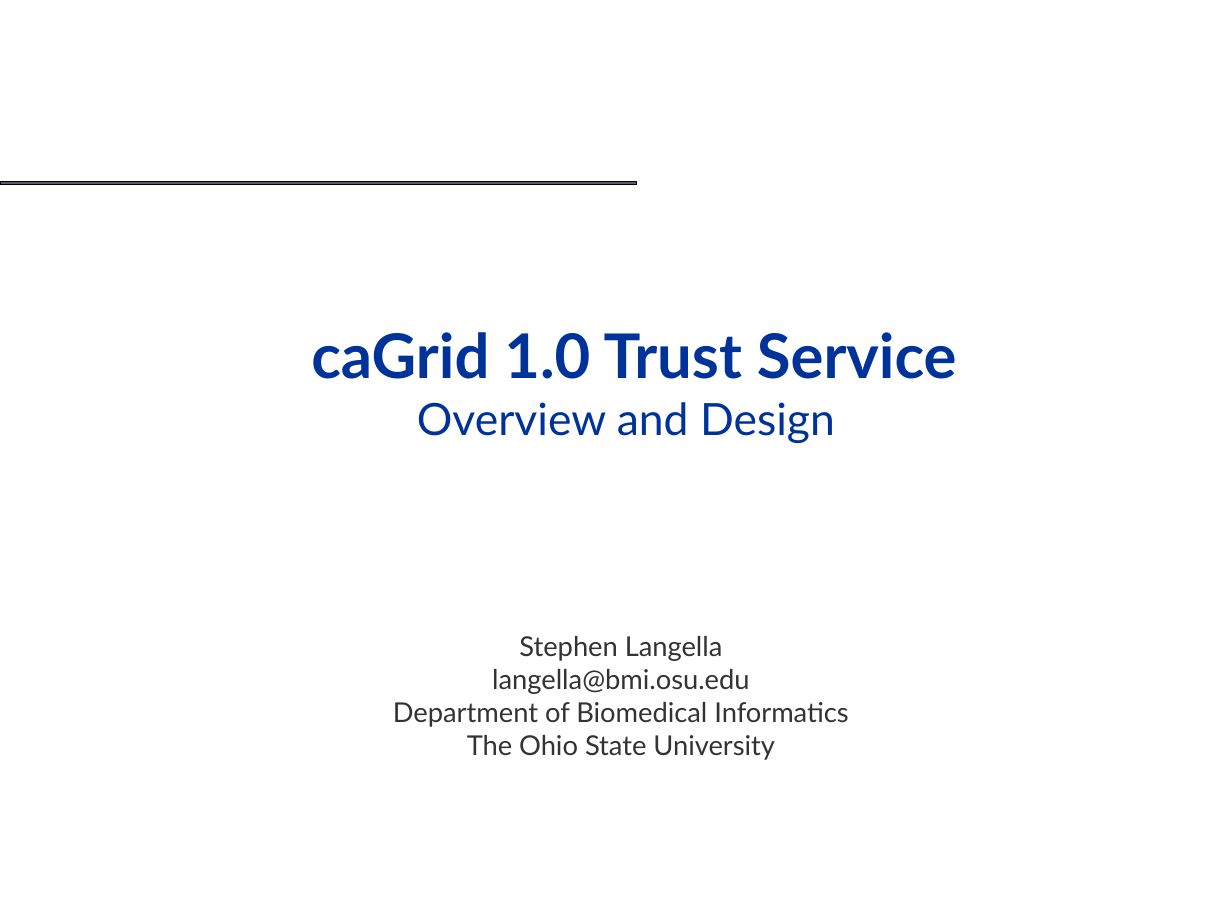
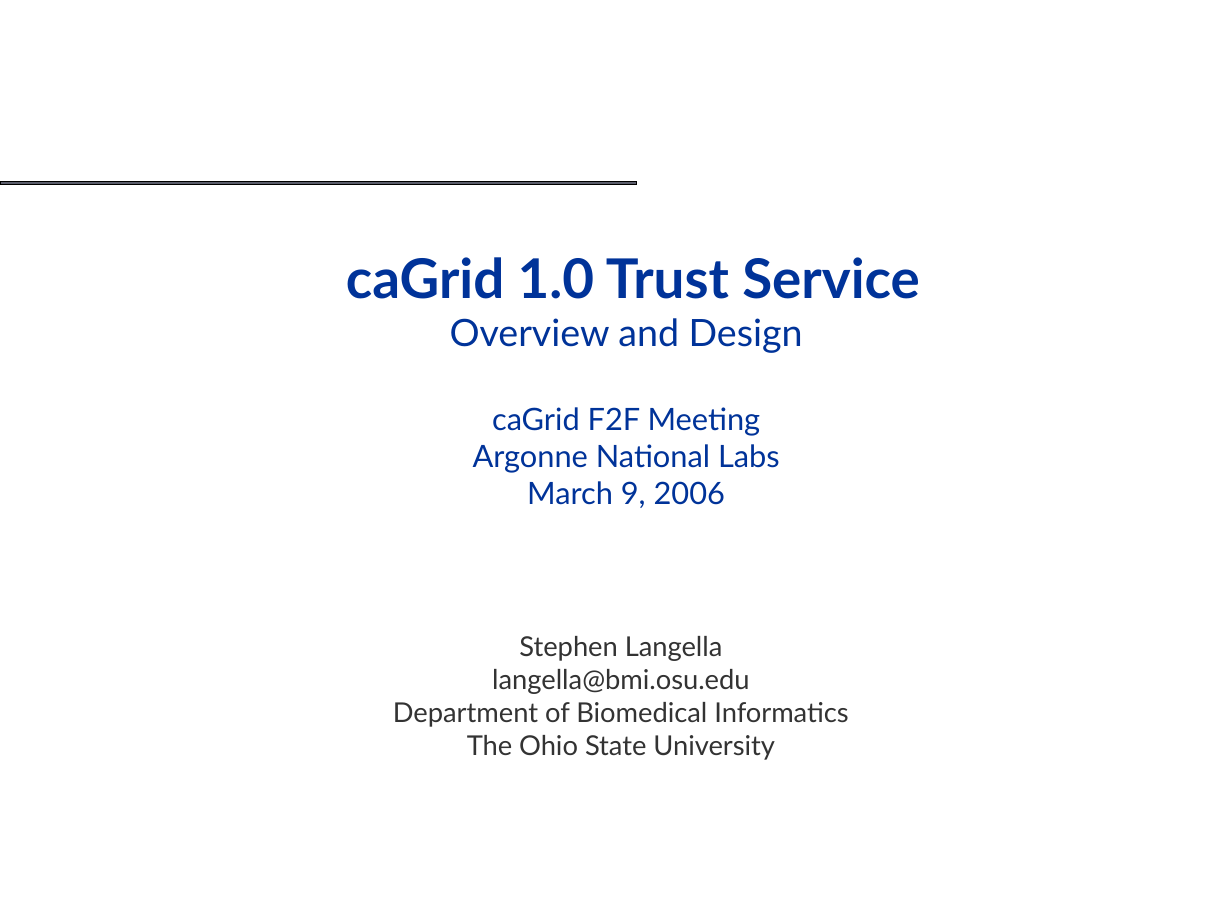
Before and after one commit to NCIP/cagrid-portal, a slide deck: slide 1 of cagrid-1-0/Documentation/presentations/trust/trust-service-design.ppt. Drawn at 1232x924 pixels with LibreOffice and Linux fonts; fonts in the diff are those of the drawing; background and template pictures are left out. Boxes give left, top, right and bottom in pixels: in the first picture for what was removed or moved away, otherwise in the second. Text is boxed around its words. In the diff, an @@ line names an element or a change of style, - is before the commit and + after.

```diff
--- a/cagrid-1-0/Documentation/presentations/trust/trust-service-design.ppt
+++ b/cagrid-1-0/Documentation/presentations/trust/trust-service-design.ppt
@@ title at bbox=[346, 257, 920, 508]: text changed; size 36 to 18 pt; bold off @@
-caGrid 1.0 Trust Service
-Overview and Design
+caGrid 1.0 Trust Service
+Overview and Design
+caGrid F2F Meeting
+Argonne National Labs
+March 9, 2006
```
